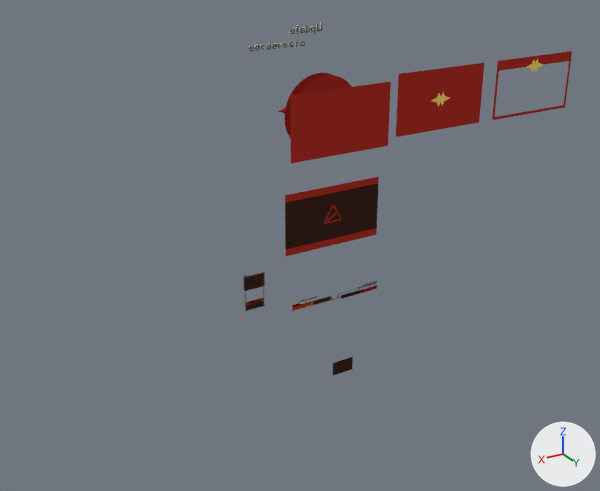
An edit to the Blender file Openhypt/OpenhyptProject/Assets/Ingame HUD/Zerahypt Interface.blend, drawn before and after from the same camera.
Rendered twice from a camera (50 mm lens) standing at (138.0, 207.0, 125.0) and looking at (16.0, 3.0, 24.0). Lighting does not change. The marker at lower right points along +X, +Y and +Z.

Script lines for the objects in view, before the commit:
```python
ob_zerahyptconscreen = bpy.data.objects.new('ZerahyptConScreen', me_cube_027)
ob_zerahyptconscreen.location = (0.0, 0.0, 20.0)
ob_zerahyptfolderwindow = bpy.data.objects.new('ZerahyptFolderWindow', me_cube_019)
ob_zerahyptfolderwindow.location = (0.0, 0.0, 0.0)
ob_zerahyptmapviewermodel = bpy.data.objects.new('ZerahyptMapViewerModel', me_cube_002)
ob_zerahyptmapviewermodel.location = (0.0, 3.0, 16.7)
ob_zerahyptmapviewermodel2 = bpy.data.objects.new('ZerahyptMapViewerModel2', me_cube_003)
ob_zerahyptmapviewermodel2.location = (0.0, 3.0, 16.7)
ob_zerahyptobjectinfowindow = bpy.data.objects.new('ZerahyptObjectInfoWindow', me_cube_009)
ob_zerahyptobjectinfowindow.location = (0.0, 0.0, 0.0)
ob_zerahyptotherwindow = bpy.data.objects.new('ZerahyptOtherWindow', me_cube_033)
ob_zerahyptotherwindow.location = (0.0, 0.0, 0.0)
ob_zerahyptslotsmodel = bpy.data.objects.new('ZerahyptSlotsModel', me_cube_001)
ob_zerahyptslotsmodel.location = (3.6, 0.0, 9.5)
ob_zerahypttutwindow = bpy.data.objects.new('ZerahyptTutWindow', me_cube_006)
ob_zerahypttutwindow.location = (0.0, 0.0, 8.6)
ob_zerahyptvessellistmask = bpy.data.objects.new('ZerahyptVesselListMask', me_cube_028)
ob_zerahyptvessellistmask.location = (20.0, 0.0, 0.0)
# also in view: 'ZerahyptUpdateS2.2' at (-42.0, -3.0, 56.0); 'ZerahyptUpdateS1' at (0.0, 1.0, 60.0); 'ZerahyptUpdateS3' at (-84.0, -3.0, 61.0); 'ZerahyptUpdateS2.1' at (-42.0, -3.0, 65.0); 'ZerahyptVesselList' at (30.0, 23.0, 9.0)
```
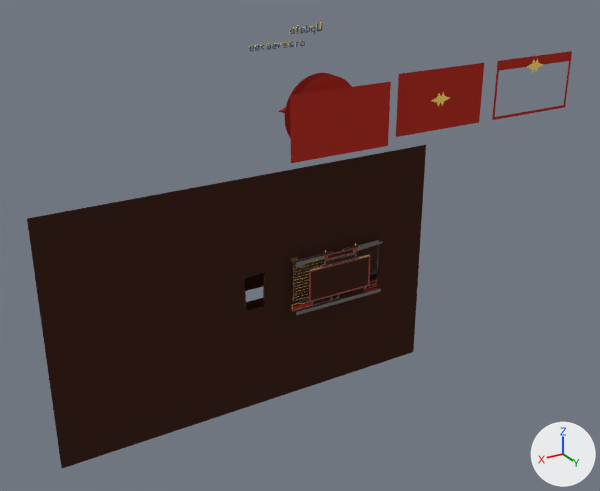
Boxes (x1, y1, x2, y2) around the edits, measured in the pictures (600 x 491 px):
'ZerahyptVesselListMask', shown: after (27, 145, 426, 468)
'ZerahyptMapViewerModel2', shown: after (309, 253, 370, 302)
'ZerahyptOtherWindow', shown (brown): after (293, 252, 333, 301)
'ZerahyptMapViewerModel', shown: after (296, 241, 383, 315)
'ZerahyptFolderWindow', shown: after (341, 240, 379, 281)
'ZerahyptObjectInfoWindow', shown: after (369, 269, 378, 280)
'ZerahyptConScreen', unchanged, covered by the edit: before (285, 177, 379, 256)

Edits to the bpy script that builds the scene:
```text
Change ob_zerahyptotherwindow:
    remove ob_zerahyptotherwindow.hide_viewport = True
Change ob_zerahyptvessellistmask:
    remove ob_zerahyptvessellistmask.hide_viewport = True
Change ob_zerahyptfolderwindow:
    remove ob_zerahyptfolderwindow.hide_viewport = True
Change ob_zerahypttutwindow:
    remove ob_zerahypttutwindow.hide_viewport = True
Change ob_zerahyptmapviewermodel2:
    remove ob_zerahyptmapviewermodel2.hide_viewport = True
Change ob_zerahyptmapviewermodel:
    remove ob_zerahyptmapviewermodel.hide_viewport = True
Change ob_zerahyptslotsmodel:
    remove ob_zerahyptslotsmodel.hide_viewport = True
Change ob_zerahyptobjectinfowindow:
    remove ob_zerahyptobjectinfowindow.hide_viewport = True
```
